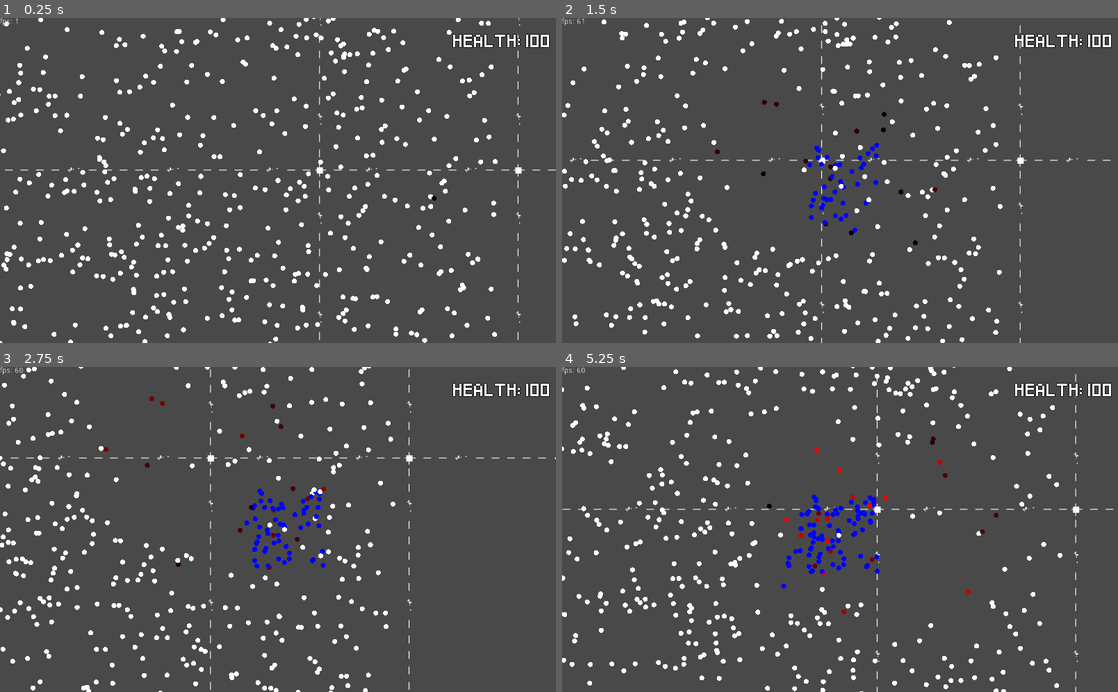
Above: before the commit, frames 1-4 (two rows, left to right).
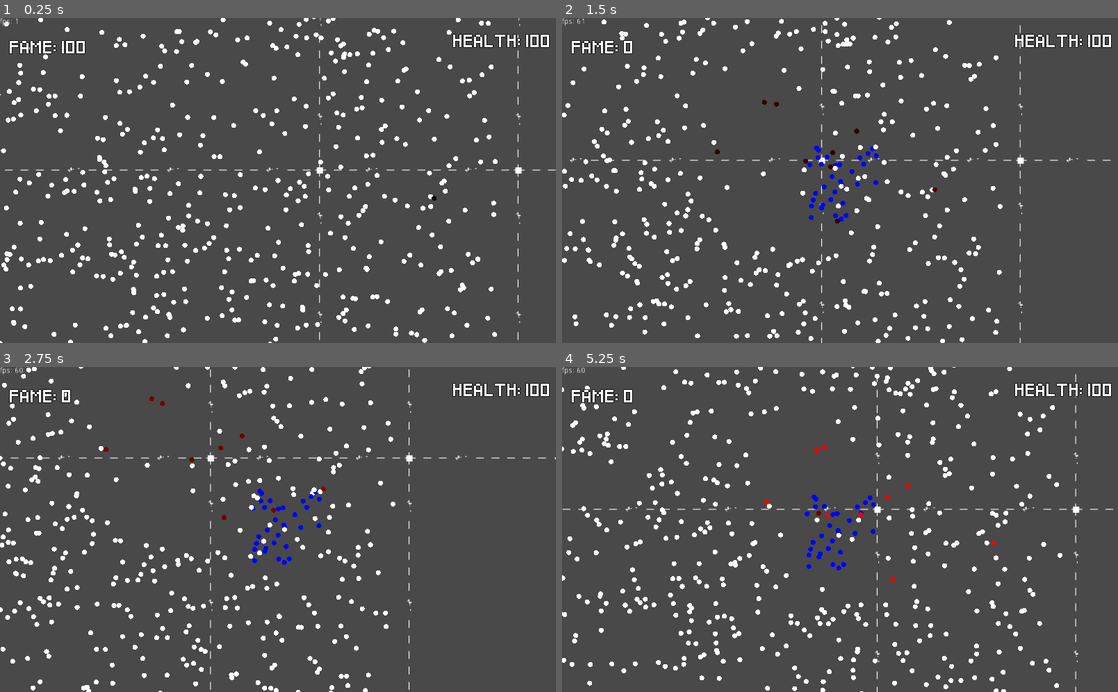
Above: after the commit, the same moments.

Repository: EliasVincent/perestroika
Game: Godot game, scene res://scenes/tests/Main.tscn
Two runs of this game, one before a commit and one after it. Both use one fixed random seed, a clock stepped at 60 frames per second and the inputs below.
Inputs:
- Up to frame 1 (0.25 s): no input
- Up to frame 2 (1.5 s): tap Enter (action) at 0.5, 0.6, 1.35 s; hold D (right) 0.53-1.28 s; hold S (down) from 1.28 s (still down)
- Up to frame 3 (2.75 s): release S (down) at 2.03 s; hold D (right) from 2.03 s (still down); tap Enter (action) at 2.1 s
- Up to frame 4 (5.25 s): release D (right) at 2.78 s; hold W (up) 2.78-3.53 s; tap Enter (action) every 0.75 s from 2.85 to 5.1 s; hold A (left) 3.53-5.03 s; hold S (down) from 5.03 s (still down)

The runs differ from the first frame. In frame 1, 0.4% of the frame differs, in the area x 1-16%, y 6-12%; in frame 2, 0.6%; in frame 3, 0.9%; in frame 4, 1.7%, in the area x 1-85%, y 6-90%.

Commit message:
added "FAME" currency with a timed mechanic

Diff:
--- a/scenes/Autoload/PlayerData.gd
+++ b/scenes/Autoload/PlayerData.gd
@@ -2,5 +2,7 @@
 
 export var Health: = 100
 
+export var FAME: = 100
+
 func play_hit_by_enemy_audio():
 	$HitByEnemyAudioPlayer.play()
--- /dev/null
+++ b/scenes/UI/fame_label.gd
@@ -0,0 +1,6 @@
+extends Label
+
+func _process(delta):
+	# displays fame currency
+	text = ""
+	text += "FAME: " + str(PlayerData.FAME)
--- /dev/null
+++ b/scenes/UI/fame_label.tscn
@@ -0,0 +1,21 @@
+[gd_scene load_steps=4 format=2]
+
+[ext_resource path="res://scenes/UI/fame_label.gd" type="Script" id=1]
+[ext_resource path="res://Pixeled.ttf" type="DynamicFontData" id=2]
+
+[sub_resource type="DynamicFont" id=1]
+size = 20
+outline_size = 1
+outline_color = Color( 0, 0, 0, 1 )
+font_data = ExtResource( 2 )
+
+[node name="fame_label" type="Label"]
+margin_left = 35.0
+margin_top = 51.9999
+margin_right = 182.0
+margin_bottom = 108.0
+custom_fonts/font = SubResource( 1 )
+script = ExtResource( 1 )
+__meta__ = {
+"_edit_use_anchors_": false
+}
--- a/scenes/tests/Main.tscn
+++ b/scenes/tests/Main.tscn
@@ -1,11 +1,12 @@
-[gd_scene load_steps=8 format=2]
+[gd_scene load_steps=9 format=2]
 
 [ext_resource path="res://scenes/tests/Main.gd" type="Script" id=1]
-[ext_resource path="res://scenes/fps_label.tscn" type="PackedScene" id=2]
-[ext_resource path="res://scenes/health_label.tscn" type="PackedScene" id=3]
+[ext_resource path="res://scenes/UI/fps_label.tscn" type="PackedScene" id=2]
+[ext_resource path="res://scenes/UI/health_label.tscn" type="PackedScene" id=3]
 [ext_resource path="res://scenes/tests/Player.tscn" type="PackedScene" id=4]
 [ext_resource path="res://tilesets/streets_tileset.tres" type="TileSet" id=5]
 [ext_resource path="res://sounds/PlayerDeath.wav" type="AudioStream" id=6]
+[ext_resource path="res://scenes/UI/fame_label.tscn" type="PackedScene" id=7]
 
 [sub_resource type="Animation" id=1]
 resource_name = "player_death"
@@ -71,6 +72,12 @@
 
 [node name="health_label" parent="CanvasLayer" instance=ExtResource( 3 )]
 
+[node name="fame_label" parent="CanvasLayer" instance=ExtResource( 7 )]
+margin_left = 17.8525
+margin_top = 23.3162
+margin_right = 164.853
+margin_bottom = 79.3162
+
 [node name="Enemies" type="Node" parent="."]
 
 [node name="TileMap" type="TileMap" parent="."]
--- a/scenes/tests/Player.tscn
+++ b/scenes/tests/Player.tscn
@@ -40,3 +40,6 @@
 emitting = false
 one_shot = true
 scale_amount = 5.0
+
+[node name="Timer" type="Timer" parent="."]
+[connection signal="timeout" from="Timer" to="." method="_on_Timer_timeout"]
--- a/scenes/tests/PlayerBehaviour.gd
+++ b/scenes/tests/PlayerBehaviour.gd
@@ -7,6 +7,12 @@
 const SPEED = 100
 signal playerPosition
 var numberOfEnters = 0
+
+onready var timer = get_node("Timer")
+
+func _ready():
+	timer.set_wait_time(6)
+	timer.start()
 
 func getAllEnemiesInRadius(distance):
 	#Get all child enemies
@@ -40,7 +46,8 @@
 		velocity.x = SPEED
 
 	#JOIN ABILITY
-	if Input.is_action_just_pressed("action"):
+	if Input.is_action_just_pressed("action") and PlayerData.FAME > 0:
+		PlayerData.FAME -= 50
 		$RecruitAudioPlayer.play()
 		var enemyList = getAllEnemiesInRadius(100)
 		for i in enemyList:
@@ -93,3 +100,11 @@
 
 func _on_Main_hasDied():
 	$PlayerDeathParticles.emitting = true
+
+
+func _on_Timer_timeout():
+	for enemy in get_tree().get_nodes_in_group("enemy"):
+		if enemy.currentState == enemy.State.DEFEND:
+			PlayerData.FAME += 1
+		else:
+			pass
Renamed: scenes/fps_label.tscn -> scenes/UI/fps_label.tscn
Renamed: scenes/health_label.tscn -> scenes/UI/health_label.tscn
